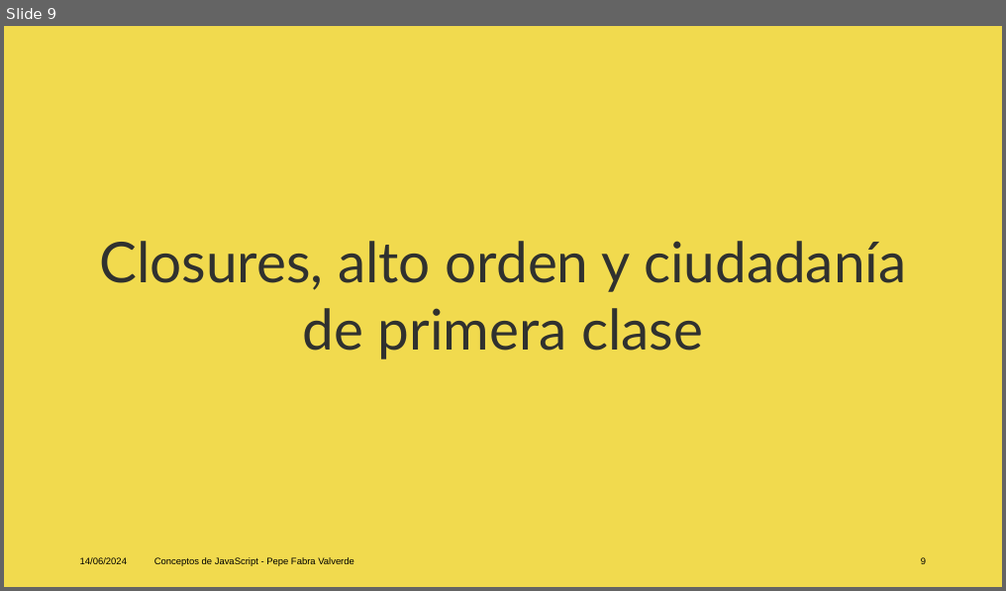
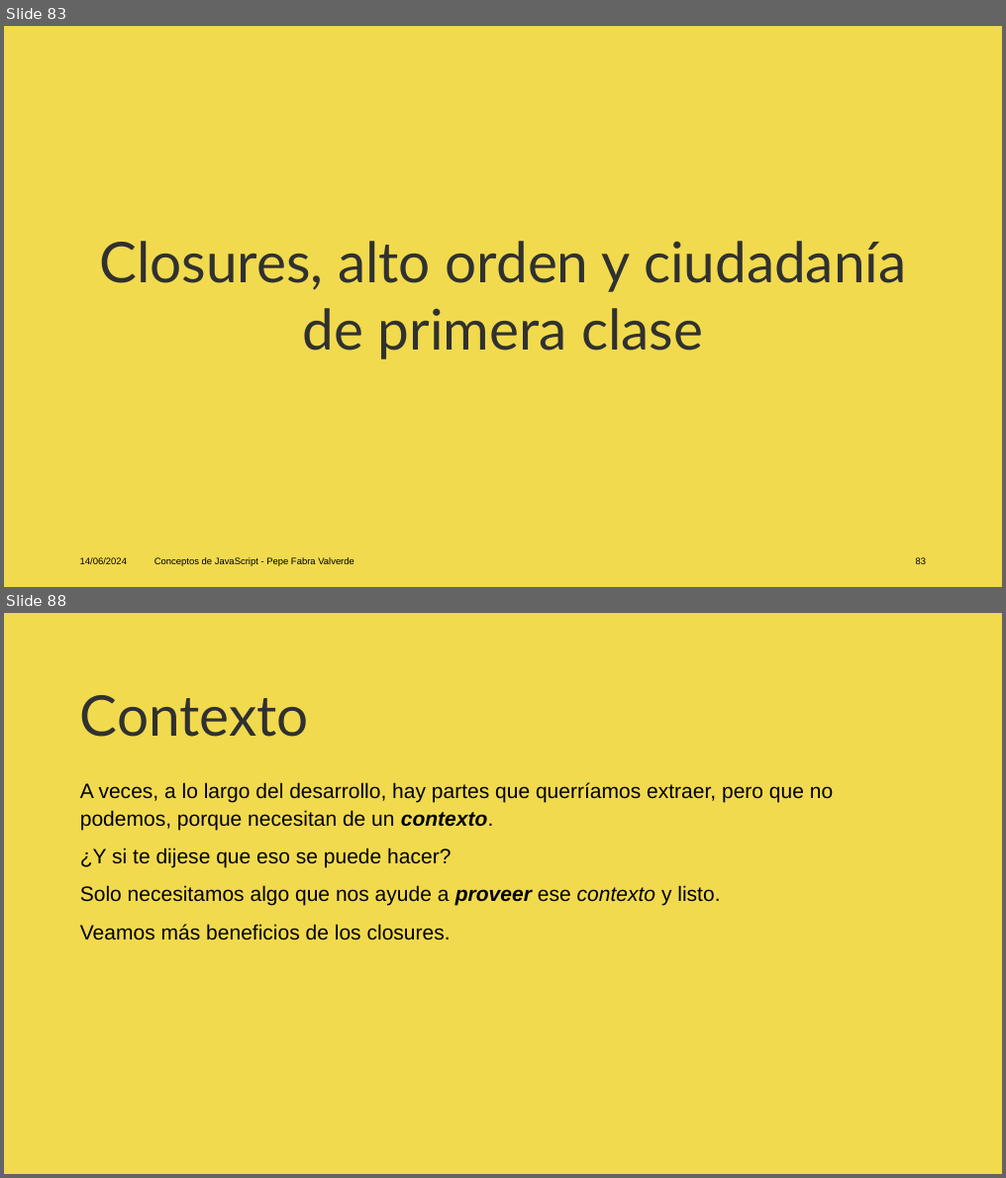
Before and after one commit to jofaval/talks-about, a slide deck: concepts-of-js/conceps-of-js.es.pptx. Shown one above the other, each under a label of ours: slide 9 before the commit, slides 83 and 88 after it; the slides between them are not shown. The pictures are 1006x591 and 1006x1178 pixels, drawn with LibreOffice and Linux fonts; fonts in the diff are those of the drawing. Boxes give left, top, right and bottom in pixels: in the first picture for what was removed or moved away, otherwise in the second. Text is boxed around its words. In the diff, an @@ line names an element or a change of style, - is before the commit and + after.

```diff
--- a/concepts-of-js/conceps-of-js.es.pptx
+++ b/concepts-of-js/conceps-of-js.es.pptx
@@ slide 88 added at bbox=[4, 613, 1002, 1174], background #F1DA4E @@
@@ title added at bbox=[80, 695, 309, 737], 54 pt, text #30312F @@
+Contexto
@@ text added at bbox=[80, 782, 833, 941], 20 pt, text #000000 @@
+A veces, a lo largo del desarrollo, hay partes que querríamos extraer, pero que no podemos, porque necesitan de un contexto.
+¿Y si te dijese que eso se puede hacer?
+Solo necesitamos algo que nos ayude a proveer ese contexto y listo.
+Veamos más beneficios de los closures.
@@ what was slide 9 is now slide 83 @@
@@ page number at bbox=[916, 558, 927, 565]: text changed @@
-9
+83
```
Also in this commit, not shown: 3 slides changed, 110 other slides added, 1 other file.
